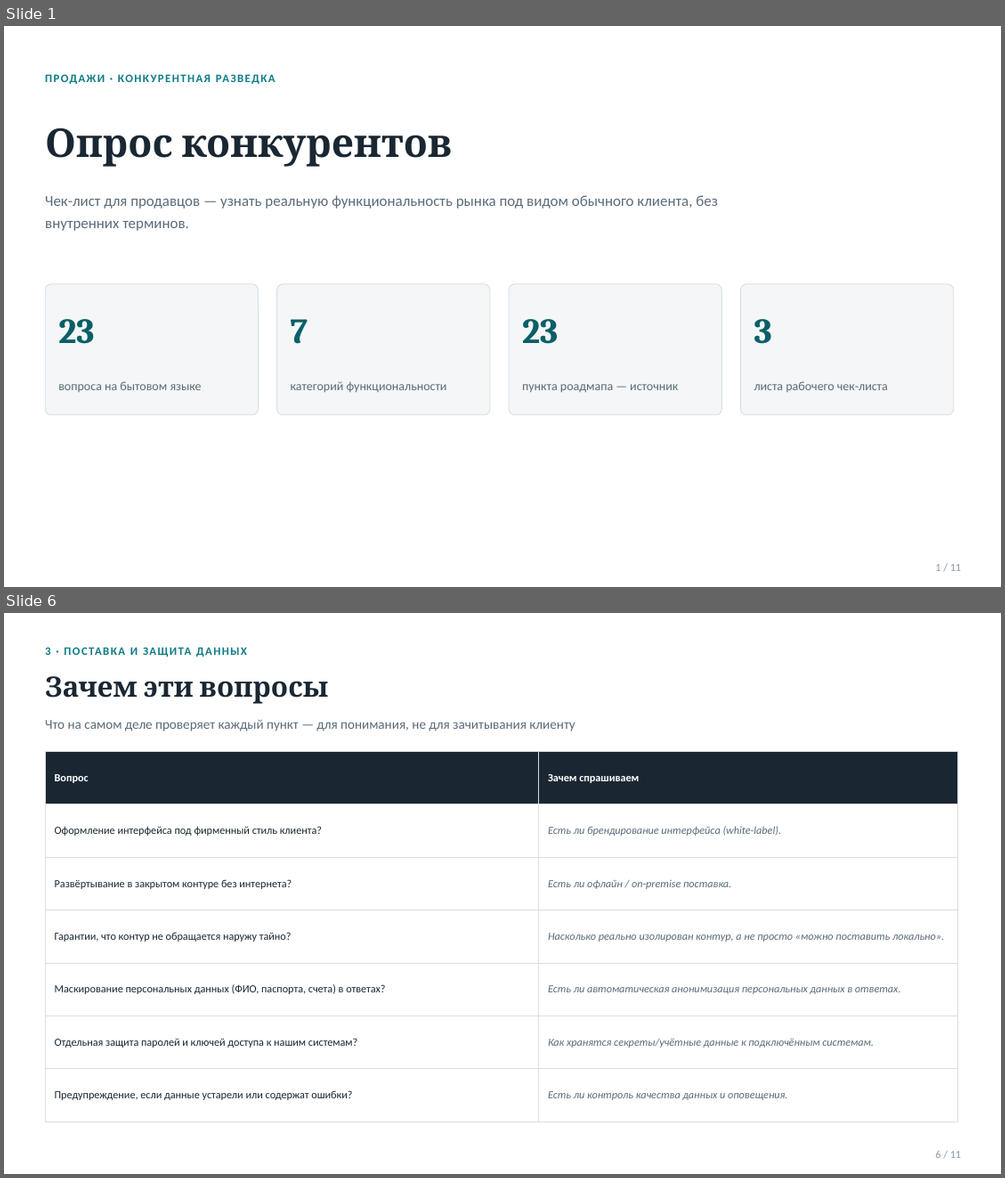
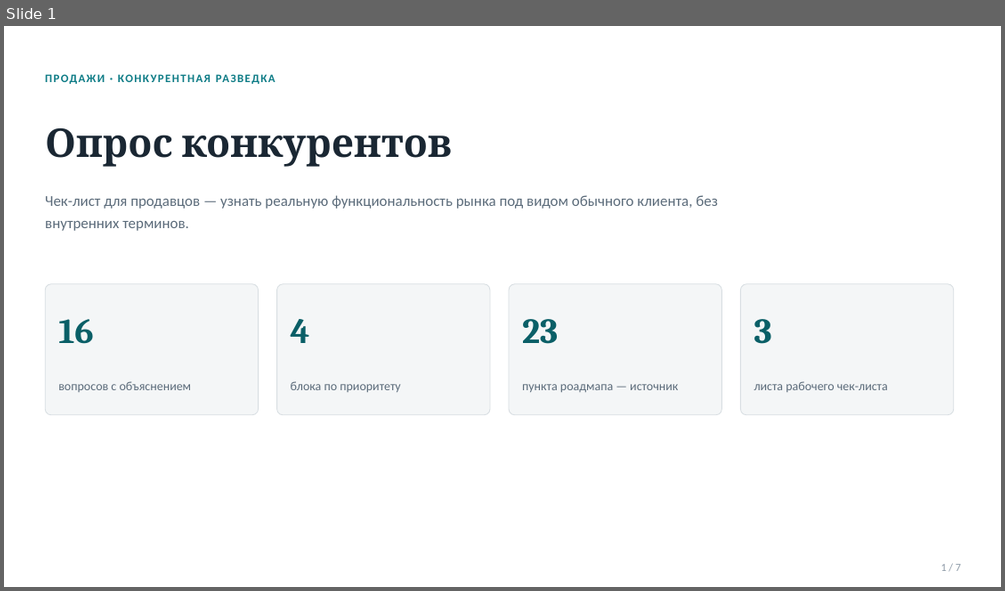
Before and after one commit to vladilslavandrosov-prog/job-RAG, a slide deck: docs/sales-enablement/opros-konkurentov-presentation.pptx. Shown one above the other, each under a label of ours: slides 1 and 6 before the commit, slide 1 after it; the slides between them are not shown. The pictures are 1005x1178 and 1005x591 pixels, drawn with LibreOffice and Linux fonts; fonts in the diff are those of the drawing. Boxes give left, top, right and bottom in pixels: in the first picture for what was removed or moved away, otherwise in the second. Text is boxed around its words. In the diff, an @@ line names an element or a change of style, - is before the commit and + after.

```diff
--- a/docs/sales-enablement/opros-konkurentov-presentation.pptx
+++ b/docs/sales-enablement/opros-konkurentov-presentation.pptx
@@ slide 6 removed at [4, 613, 1001, 1174], background #FFFFFF @@
@@ text removed at [45, 647, 138, 655] @@
-3 · ПОСТАВКА И ЗАЩИТА ДАННЫХ
@@ text removed at [45, 676, 329, 704] @@
-Зачем эти вопросы
@@ text removed at [45, 720, 574, 731] @@
-Что на самом деле проверяет каждый пункт — для понимания, не для зачитывания клиенту
@@ table removed at [45, 751, 957, 1121], 7 rows, 2 columns @@
-Вопрос | Зачем спрашиваем
-Оформление интерфейса под фирменный стиль клиента? | Есть ли брендирование интерфейса (white-label).
-Развёртывание в закрытом контуре без интернета? | Есть ли офлайн / on-premise поставка.
-Гарантии, что контур не обращается наружу тайно? | Насколько реально изолирован контур, а не просто «можно поставить локально».
-Маскирование персональных данных (ФИО, паспорта, счета) в ответах? | Есть ли автоматическая анонимизация персональных данных в ответах.
-Отдельная защита паролей и ключей доступа к нашим системам? | Как хранятся секреты/учётные данные к подключённым системам.
-Предупреждение, если данные устарели или содержат ошибки? | Есть ли контроль качества данных и оповещения.
@@ text removed at [935, 1151, 961, 1158] @@
-6 / 11
@@ slide 1 changed as well @@
@@ text at [58, 319, 93, 344]: text changed @@
-23
+16
@@ text at [291, 319, 310, 343]: text changed @@
-7
+4
@@ text at [58, 381, 192, 392]: text changed @@
-вопроса на бытовом языке
+вопросов с объяснением
@@ text at [291, 381, 400, 392]: text changed @@
-категорий функциональности
+блока по приоритету
@@ text at [941, 564, 961, 571]: text changed @@
-1 / 11
+1 / 7
```
Also in this commit, not shown: 3 other slides changed, 3 slides added, 6 other slides removed, 1 other file.
